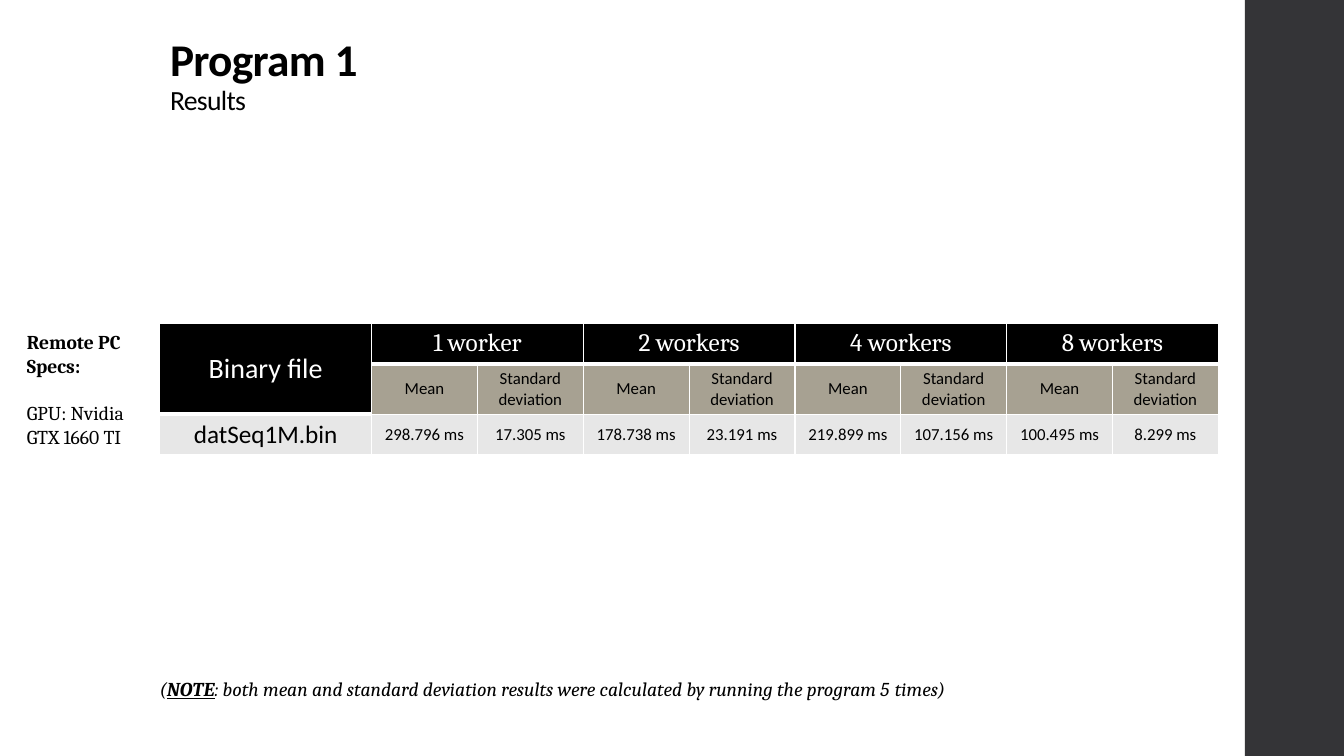
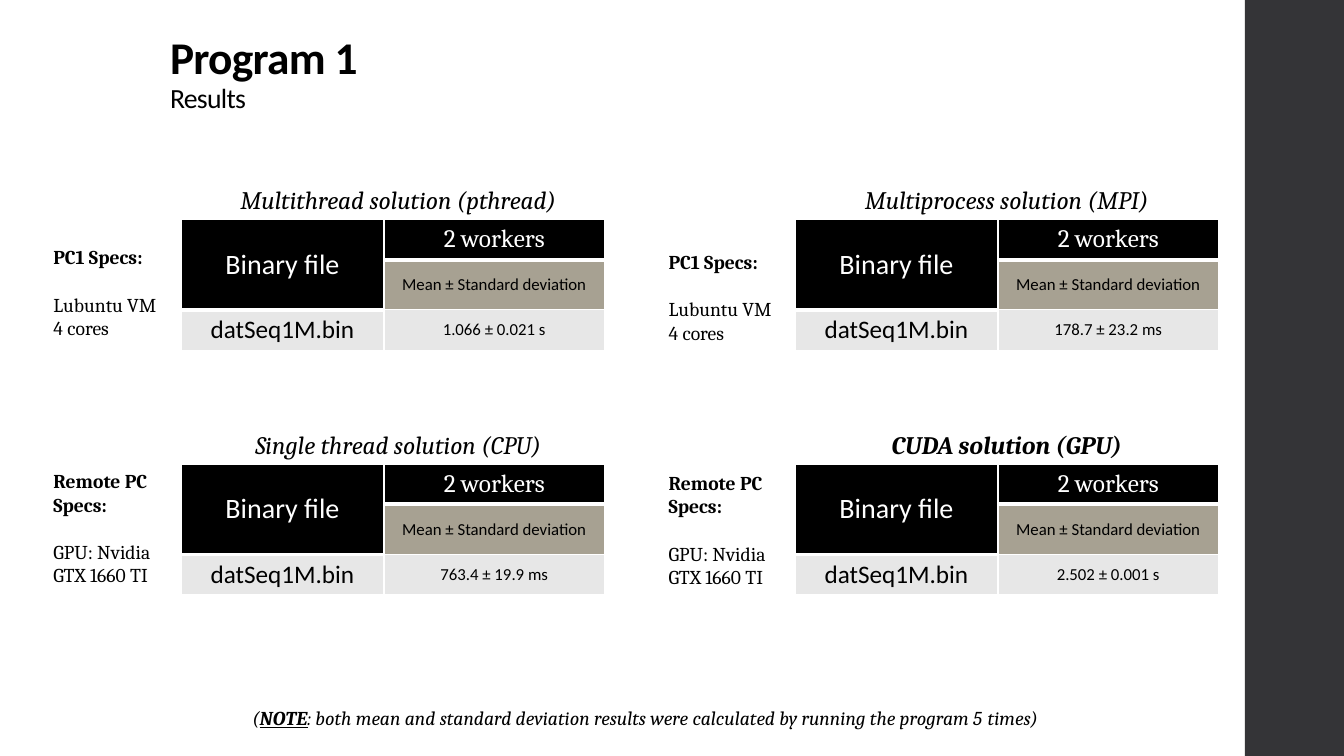
Before and after one commit to xL1fer/CLE_2022_2023, a slide deck: slide 3 of CLE3_T3G5/present.pptx. Drawn at 1344x756 pixels with LibreOffice and Linux fonts; fonts in the diff are those of the drawing. Boxes give left, top, right and bottom in pixels: in the first picture for what was removed or moved away, otherwise in the second. Text is boxed around its words. In the diff, an @@ line names an element or a change of style, - is before the commit and + after.

Commit message:
presentation update

```diff
--- a/CLE3_T3G5/present.pptx
+++ b/CLE3_T3G5/present.pptx
@@ text added at box(240, 191, 556, 215), 18 pt, text #000000, italic @@
+Multithread solution (pthread)
@@ text added at box(865, 191, 1149, 215), 18 pt, text #000000, italic @@
+Multiprocess solution (MPI)
@@ table added at box(181, 220, 605, 351), 3 rows, 2 columns @@
+Binary file | 2 workers
+ | Mean ± Standard deviation
+datSeq1M.bin | 1.066 ± 0.021 s
@@ table at box(796, 220, 1219, 351) @@
-column 2: 1 worker | Mean | 298.796 ms
-column 3:  | Standard deviation | 17.305 ms
-column 4: 2 workers | Mean | 178.738 ms
-column 5:  | Standard deviation | 23.191 ms
-column 6: 4 workers | Mean | 219.899 ms
-column 7:  | Standard deviation | 107.156 ms
-column 8: 8 workers | Mean | 100.495 ms
-column 9:  | Standard deviation | 8.299 ms
+column 2: 2 workers | Mean ± Standard deviation | 178.7 ± 23.2 ms
@@ table: place and size @@
-table at box(160, 324, 1219, 455)
+table at box(796, 220, 1219, 351)
@@ text added at box(53, 250, 156, 335), 14 pt, text #000000 @@
+PC1 Specs:
+Lubuntu VM
+4 cores
@@ text added at box(669, 255, 771, 340), 14 pt, text #000000 @@
+PC1 Specs:
+Lubuntu VM
+4 cores
@@ text added at box(255, 436, 541, 460), 18 pt, text #000000, italic @@
+Single thread solution (CPU)
@@ text added at box(892, 435, 1122, 458), 18 pt, text #000000, bold, italic @@
+CUDA solution (GPU)
@@ text added at box(53, 474, 150, 582), 14 pt, text #000000 @@
+Remote PC Specs:
+GPU: Nvidia GTX 1660 TI
@@ table added at box(181, 464, 605, 595), 3 rows, 2 columns @@
+Binary file | 2 workers
+ | Mean ± Standard deviation
+datSeq1M.bin | 763.4 ± 19.9 ms
@@ text "Remote PC Specs:": place and size @@
-text "Remote PC Specs:" at box(27, 335, 124, 444)
+text "Remote PC Specs:" at box(669, 476, 765, 584)
@@ table added at box(796, 464, 1219, 595), 3 rows, 2 columns @@
+Binary file | 2 workers
+ | Mean ± Standard deviation
+datSeq1M.bin | 2.502 ± 0.001 s
@@ text "(NOTE: both mean and standard ...": place and size @@
-text "(NOTE: both mean and standard ..." at box(160, 682, 945, 701)
+text "(NOTE: both mean and standard ..." at box(252, 711, 1038, 730)
@@ text "(NOTE: both mean and standard ..." at box(252, 711, 1038, 730): alignment left to centre @@
```
Also in this commit, not shown: 1 other slide changed, 3 slides added, 4 slides removed.
